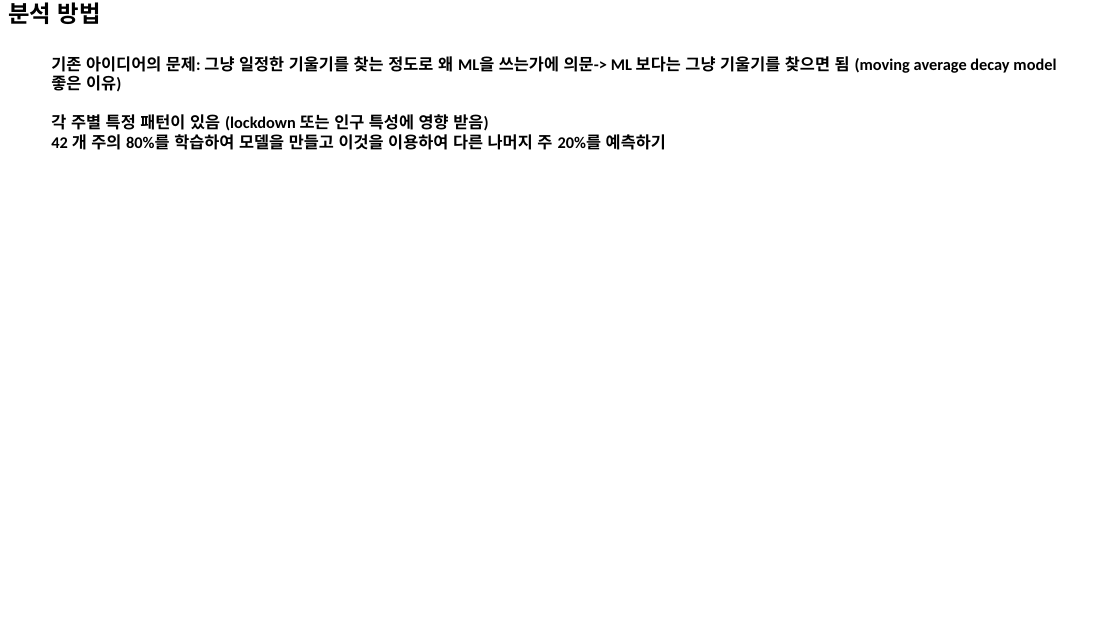
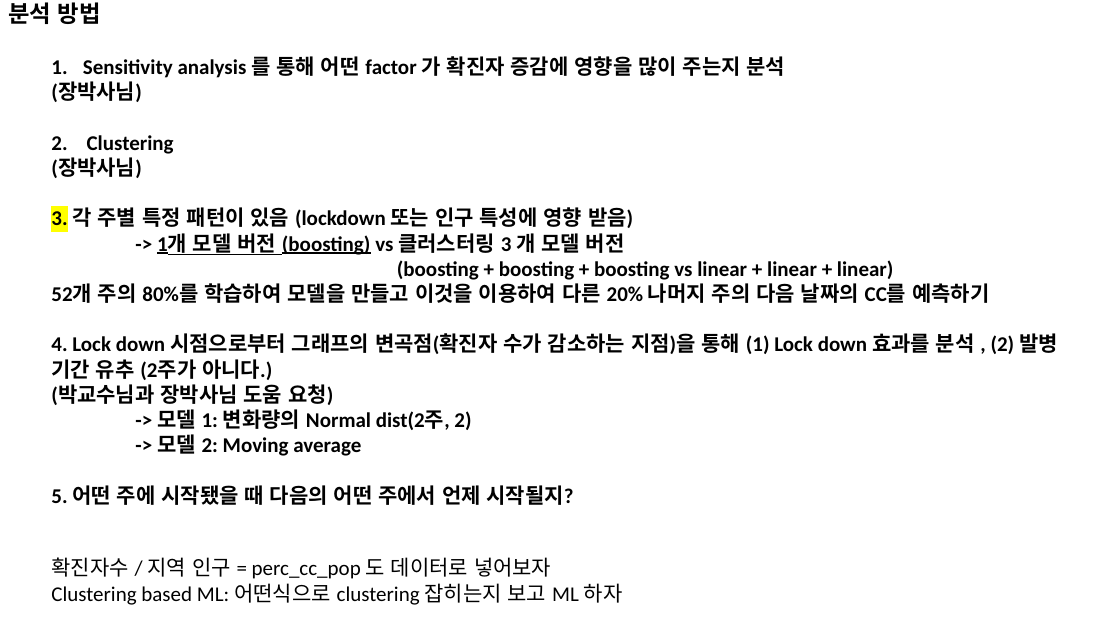
Before and after one commit to pcyoung75/GlobalForecasting, a slide deck: slide 5 of doc/Paper Images.pptx. Drawn at 1120x630 pixels with LibreOffice and Linux fonts; fonts in the diff are those of the drawing. Boxes give left, top, right and bottom in pixels: in the first picture for what was removed or moved away, otherwise in the second. Text is boxed around its words. In the diff, an @@ line names an element or a change of style, - is before the commit and + after.

```diff
--- a/doc/Paper Images.pptx
+++ b/doc/Paper Images.pptx
@@ text at bbox=[51, 53, 1058, 505]: text changed; size 14 to 18 pt @@
-기존 아이디어의 문제: 그냥 일정한 기울기를 찾는 정도로 왜 ML을 쓰는가에 의문-> ML 보다는 그냥 기울기를 찾으면 됨 (moving average decay model 좋은 이유)
-각 주별 특정 패턴이 있음 (lockdown 또는 인구 특성에 영향 받음)
-42 개 주의 80%를 학습하여 모델을 만들고 이것을 이용하여 다른 나머지 주 20%를 예측하기
+1. Sensitivity analysis 를 통해 어떤 factor 가 확진자 증감에 영향을 많이 주는지 분석
+(장박사님)
+2. Clustering
+(장박사님)
+3. 각 주별 특정 패턴이 있음 (lockdown 또는 인구 특성에 영향 받음)
+-> 1개 모델 버전 (boosting) vs 클러스터링 3 개 모델 버전
+(boosting + boosting + boosting vs linear + linear + linear)
+52개 주의 80%를 학습하여 모델을 만들고 이것을 이용하여 다른 20% 나머지 주의 다음 날짜의 CC를 예측하기
+4. Lock down 시점으로부터 그래프의 변곡점(확진자 수가 감소하는 지점)을 통해 (1) Lock down 효과를 분석 , (2) 발병 기간 유추 (2주가 아니다.)
+(박교수님과 장박사님 도움 요청)
+-> 모델 1: 변화량의 Normal dist(2주, 2)
+-> 모델 2: Moving average
+5. 어떤 주에 시작됐을 때 다음의 어떤 주에서 언제 시작될지?
@@ text added at bbox=[51, 557, 623, 605], 18 pt, text #000000 @@
+확진자수 / 지역 인구 = perc_cc_pop 도 데이터로 넣어보자
+Clustering based ML: 어떤식으로 clustering 잡히는지 보고 ML 하자
```
Also in this commit, not shown: 3 other slides changed, 20 slides added, 12 slides removed, 44 other files.
